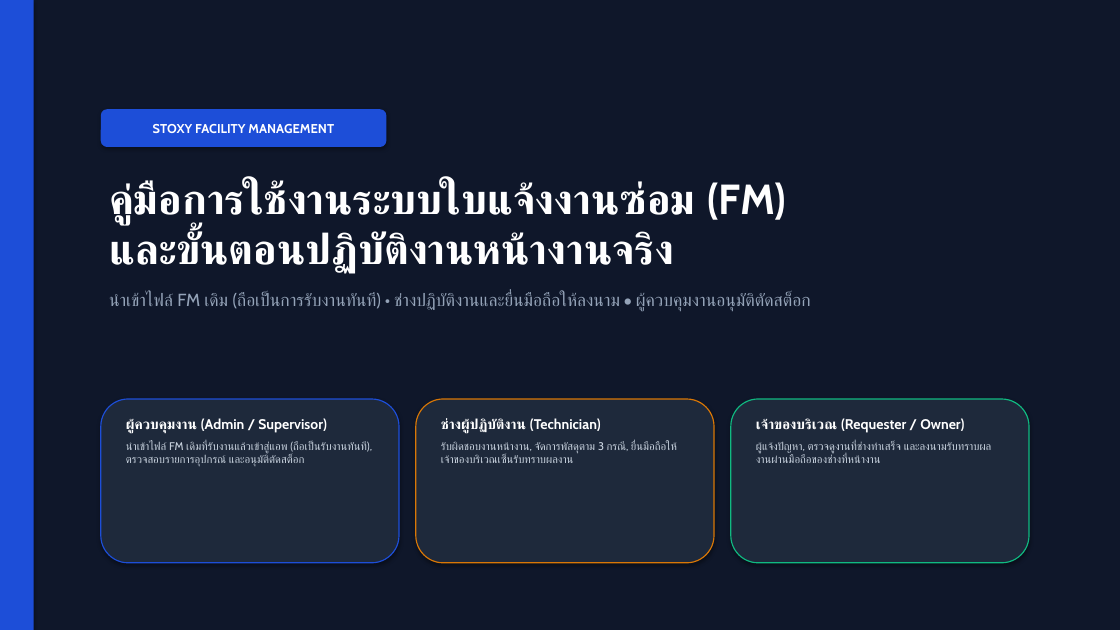
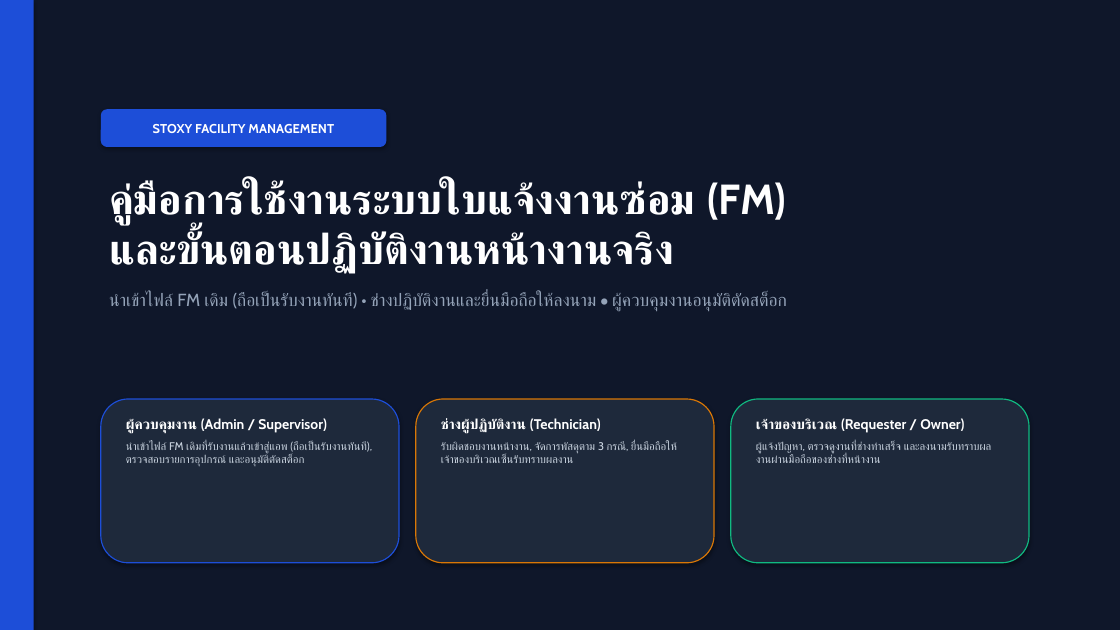
Before and after one commit to maleeart/Stoxy, a slide deck: slide 1 of docs/FM_User_Manual_Presentation.pptx. Drawn at 1120x630 pixels with LibreOffice and Linux fonts; fonts in the diff are those of the drawing. Boxes give left, top, right and bottom in pixels: in the first picture for what was removed or moved away, otherwise in the second. Text is boxed around its words. In the diff, an @@ line names an element or a change of style, - is before the commit and + after.

```diff
--- a/docs/FM_User_Manual_Presentation.pptx
+++ b/docs/FM_User_Manual_Presentation.pptx
@@ text at [109, 292, 787, 311]: text changed @@
-นำเข้าไฟล์ FM เดิม (ถือเป็นการรับงานทันที) • ช่างปฏิบัติงานและยื่นมือถือให้ลงนาม • ผู้ควบคุมงานอนุมัติตัดสต็อก
+นำเข้าไฟล์ FM เดิม (ถือเป็นรับงานทันที) • ช่างปฏิบัติงานและยื่นมือถือให้ลงนาม • ผู้ควบคุมงานอนุมัติตัดสต็อก
```
Also in this commit, not shown: 8 other slides changed, 11 other files.
